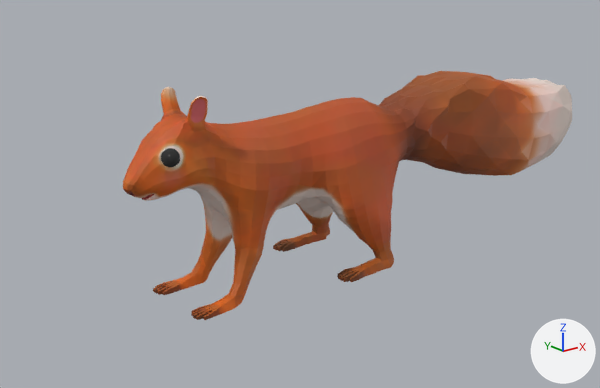
Renders of the FBX model Capstone-Game/Assets/Resources/Animations/Squirrel Animations/Squirrel Climbing.fbx from each side of a commit.
Both versions are drawn from a 50 mm lens placed at (-8.57, -8.65, 2.81), pointed at (-1.34, 0.38, -0.8). Arrows for +X, +Y and +Z are at lower right; the lights stay in place.

Objects in the first picture: 'Squirrel', 'Squirrel Eyes'.
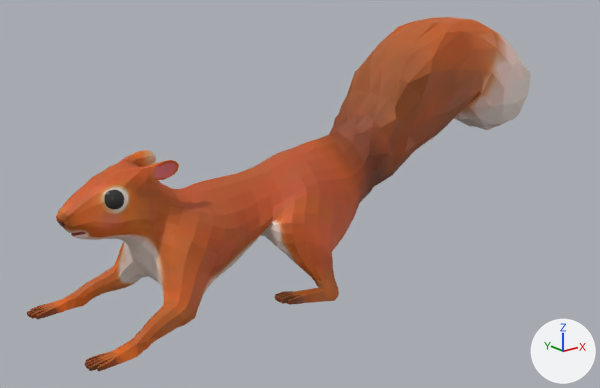
The newer file adds an action. The first version stands in its rest pose; the second is drawn at frame 25 of the action 'Squirrel Armature|Squirrel Climbing 2'.

Where the change shows, as pixel boxes (x1, y1, x2, y2) in the pictures (600 x 388 px):
'Squirrel', posed (12% wider, 42% taller)
    before: (123, 71, 572, 320)
    after: (27, 17, 530, 371)
'Squirrel Eyes', posed
    before: (161, 148, 180, 167)
    after: (105, 190, 124, 209)
bone 'Spine01', root to tip
    before: (380, 120) to (346, 113)
    after: (336, 145) to (298, 162)
bone 'Spine02', root to tip
    before: (347, 113) to (308, 121)
    after: (298, 162) to (258, 180)
bone 'Spine03', root to tip
    before: (308, 121) to (268, 138)
    after: (258, 180) to (214, 200)
bone 'Neck', root to tip
    before: (217, 158) to (152, 154)
    after: (160, 221) to (96, 193)
bone 'L_MiddleEar', root to tip
    before: (194, 120) to (197, 107)
    after: (149, 172) to (164, 168)
bone 'R_MiddleEar', root to tip
    before: (174, 114) to (170, 100)
    after: (131, 164) to (144, 160)
bone 'L_TopArm', root to tip
    before: (237, 164) to (235, 204)
    after: (180, 228) to (167, 257)
bone 'L_MiddleArm', root to tip
    before: (235, 204) to (254, 248)
    after: (167, 257) to (184, 313)
bone 'L_BottomArm', root to tip
    before: (254, 248) to (236, 297)
    after: (184, 313) to (138, 344)
bone 'R_TopArm', root to tip
    before: (222, 158) to (204, 191)
    after: (166, 221) to (129, 235)
bone 'R_MiddleArm', root to tip
    before: (204, 191) to (221, 232)
    after: (129, 235) to (126, 275)
bone 'R_BottomArm', root to tip
    before: (221, 232) to (198, 276)
    after: (126, 275) to (78, 298)
bone 'L_TopLeg', root to tip
    before: (355, 122) to (389, 146)
    after: (309, 170) to (345, 203)
bone 'L_MiddleLeg', root to tip
    before: (389, 146) to (350, 219)
    after: (345, 203) to (286, 242)
bone 'L_BottomLeg', root to tip
    before: (350, 219) to (386, 259)
    after: (286, 242) to (330, 292)
bone 'R_TopLeg', root to tip
    before: (338, 118) to (363, 139)
    after: (293, 165) to (308, 189)
bone 'R_MiddleLeg', root to tip
    before: (363, 139) to (302, 201)
    after: (308, 189) to (226, 215)
bone 'R_BottomLeg', root to tip
    before: (302, 201) to (322, 233)
    after: (226, 215) to (237, 246)
bone 'Tail01', root to tip
    before: (380, 120) to (408, 121)
    after: (336, 145) to (367, 135)
bone 'Tail02', root to tip
    before: (408, 121) to (442, 121)
    after: (367, 135) to (400, 102)
bone 'Tail03', root to tip
    before: (442, 121) to (470, 121)
    after: (400, 102) to (428, 73)
bone 'Tail04', root to tip
    before: (470, 121) to (498, 120)
    after: (428, 73) to (459, 54)
bone 'Tail05', root to tip
    before: (498, 120) to (527, 114)
    after: (459, 54) to (482, 83)
bone 'Tail06', root to tip
    before: (527, 114) to (551, 100)
    after: (482, 83) to (502, 101)
bone 'L_RearHeelIK', root to tip
    before: (386, 259) to (387, 259)
    after: (330, 292) to (331, 292)
bone 'R_RearHeelIK', root to tip
    before: (322, 233) to (322, 232)
    after: (237, 246) to (238, 246)
bone 'L_FrontHeelIK', root to tip
    before: (236, 297) to (236, 297)
    after: (139, 344) to (140, 344)
bone 'R_FrontHeelIK', root to tip
    before: (198, 276) to (199, 275)
    after: (78, 298) to (79, 298)
bone 'TailIK', root to tip
    before: (551, 100) to (573, 96)
    after: (502, 101) to (526, 97)

What the commit changed:
Bone 'BodyIK' (bone_bodyik) moves from (0.0, 0.0, 0.0) to (0.0, -0.25, 0.81).
Bone 'BodyIK' (bone_bodyik) turns from (0, 0, 0) to (-7, 0, 0) degrees about its own x, y and z.
Bone 'Spine01' (bone_spine01) turns from (0, 0, 0) to (0, 0, 33) degrees about its own x, y and z.
Bone 'Spine02' (bone_spine02) turns from (0, 0, 0) to (0, 0, -16) degrees about its own x, y and z.
Bone 'Spine03' (bone_spine03) turns from (0, 0, 0) to (0, 0, -11) degrees about its own x, y and z.
Bone 'Neck' (bone_neck) turns from (0, 0, 0) to (-1, 0, -20) degrees about its own x, y and z.
Bone 'L_MiddleEar' (bone_l_middleear) turns from (0, 0, 0) to (-3, -2, -62) degrees about its own x, y and z.
Bone 'R_MiddleEar' (bone_r_middleear) turns from (0, 0, 0) to (-3, 2, 62) degrees about its own x, y and z.
Bone 'L_TopArm' (bone_l_toparm) turns from (0, 0, 0) to (19, 9, -30) degrees about its own x, y and z.
Bone 'L_MiddleArm' (bone_l_middlearm) turns from (0, 0, 0) to (-5, 3, 10) degrees about its own x, y and z.
Bone 'L_BottomArm' (bone_l_bottomarm) turns from (0, 0, 0) to (-24, 1, 3) degrees about its own x, y and z.
Bone 'R_TopArm' (bone_r_toparm) turns from (0, 0, 0) to (19, -10, 30) degrees about its own x, y and z.
Bone 'R_MiddleArm' (bone_r_middlearm) turns from (0, 0, 0) to (-5, -3, -10) degrees about its own x, y and z.
Bone 'R_BottomArm' (bone_r_bottomarm) turns from (0, 0, 0) to (-24, -1, -3) degrees about its own x, y and z.
Bone 'L_TopLeg' (bone_l_topleg) turns from (0, 0, 0) to (13, -17, -40) degrees about its own x, y and z.
Bone 'L_MiddleLeg' (bone_l_middleleg) turns from (0, 0, 0) to (-3, 0, -15) degrees about its own x, y and z.
Bone 'L_BottomLeg' (bone_l_bottomleg) turns from (0, 0, 0) to (-3, 0, 19) degrees about its own x, y and z.
Bone 'R_TopLeg' (bone_r_topleg) turns from (0, 0, 0) to (13, 17, 40) degrees about its own x, y and z.
Bone 'R_MiddleLeg' (bone_r_middleleg) turns from (0, 0, 0) to (-3, 0, 15) degrees about its own x, y and z.
Bone 'R_BottomLeg' (bone_r_bottomleg) turns from (0, 0, 0) to (-3, 0, -18) degrees about its own x, y and z.
Bone 'Tail01' (bone_tail01) turns from (0, 0, 0) to (0, 0, 22) degrees about its own x, y and z.
Bone 'Tail02' (bone_tail02) turns from (0, 0, 0) to (0, 0, 24) degrees about its own x, y and z.
Bone 'Tail03' (bone_tail03) turns from (0, 0, 0) to (0, 0, 3) degrees about its own x, y and z.
Bone 'Tail04' (bone_tail04) turns from (0, 0, 0) to (0, 0, -18) degrees about its own x, y and z.
Bone 'Tail05' (bone_tail05) turns from (0, 0, 0) to (0, 0, -65) degrees about its own x, y and z.
Bone 'Tail06' (bone_tail06) turns from (0, 0, 0) to (0, 0, -7) degrees about its own x, y and z.
Bone 'L_RearHeelIK' (bone_l_rearheelik) moves from (0.0, 0.0, 0.0) to (0.35, -1.37, -0.01).
Bone 'L_RearHeelIK' (bone_l_rearheelik) turns from (0, 0, 0) to (-14, 0, 0) degrees about its own x, y and z.
Bone 'R_RearHeelIK' (bone_r_rearheelik) moves from (0.0, 0.0, 0.0) to (-0.35, -1.37, -0.01).
Bone 'R_RearHeelIK' (bone_r_rearheelik) turns from (0, 0, 0) to (-14, 0, 0) degrees about its own x, y and z.
Bone 'L_FrontHeelIK' (bone_l_frontheelik) moves from (0.0, 0.0, 0.0) to (0.01, -1.59, 0.36).
Bone 'L_FrontHeelIK' (bone_l_frontheelik) turns from (0, 0, 0) to (1, 0, -1) degrees about its own x, y and z.
Bone 'R_FrontHeelIK' (bone_r_frontheelik) moves from (0.0, 0.0, 0.0) to (-0.01, -1.59, 0.36).
Bone 'R_FrontHeelIK' (bone_r_frontheelik) turns from (0, 0, 0) to (1, 0, 1) degrees about its own x, y and z.
Bone 'TailIK' (bone_tailik) moves from (0.0, 0.0, 0.0) to (-0.01, -1.38, 0.14).
